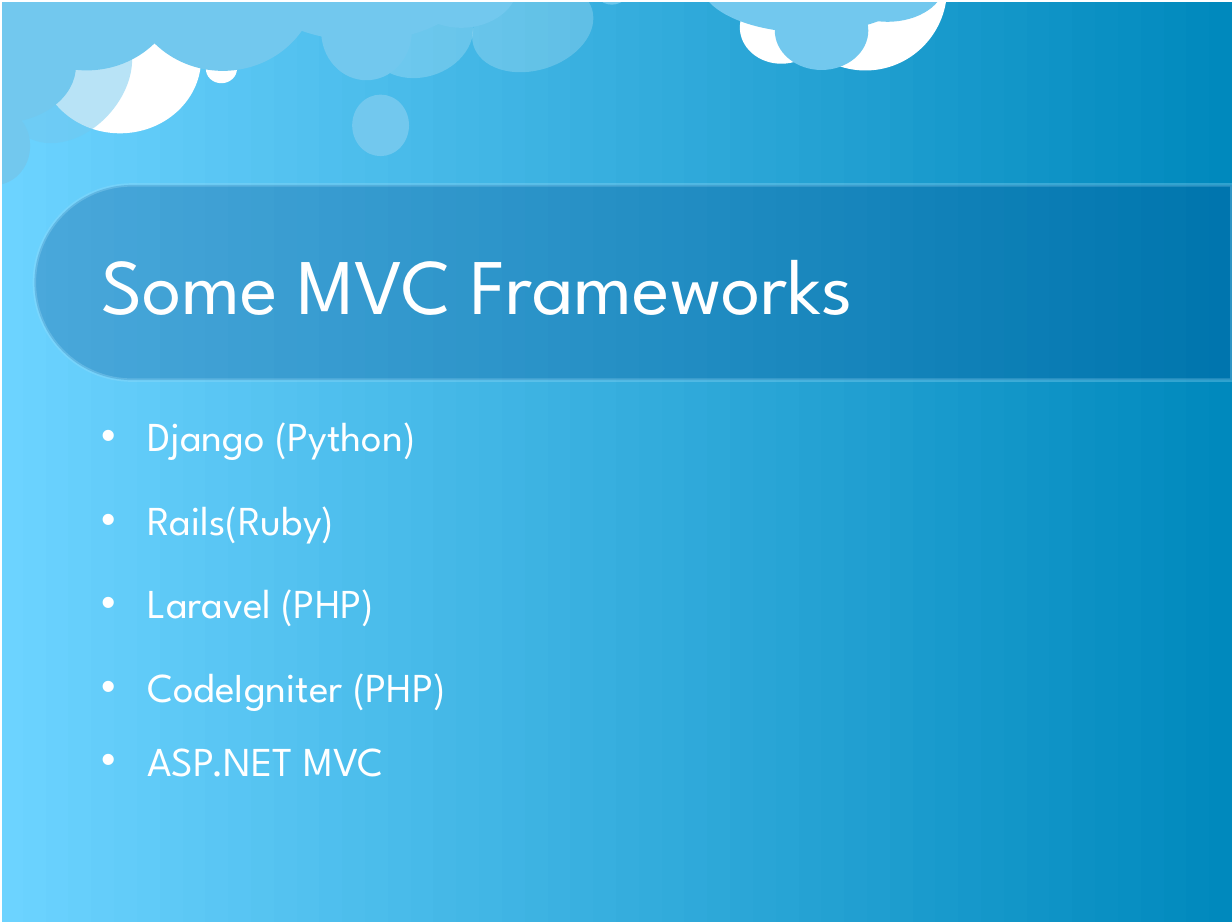
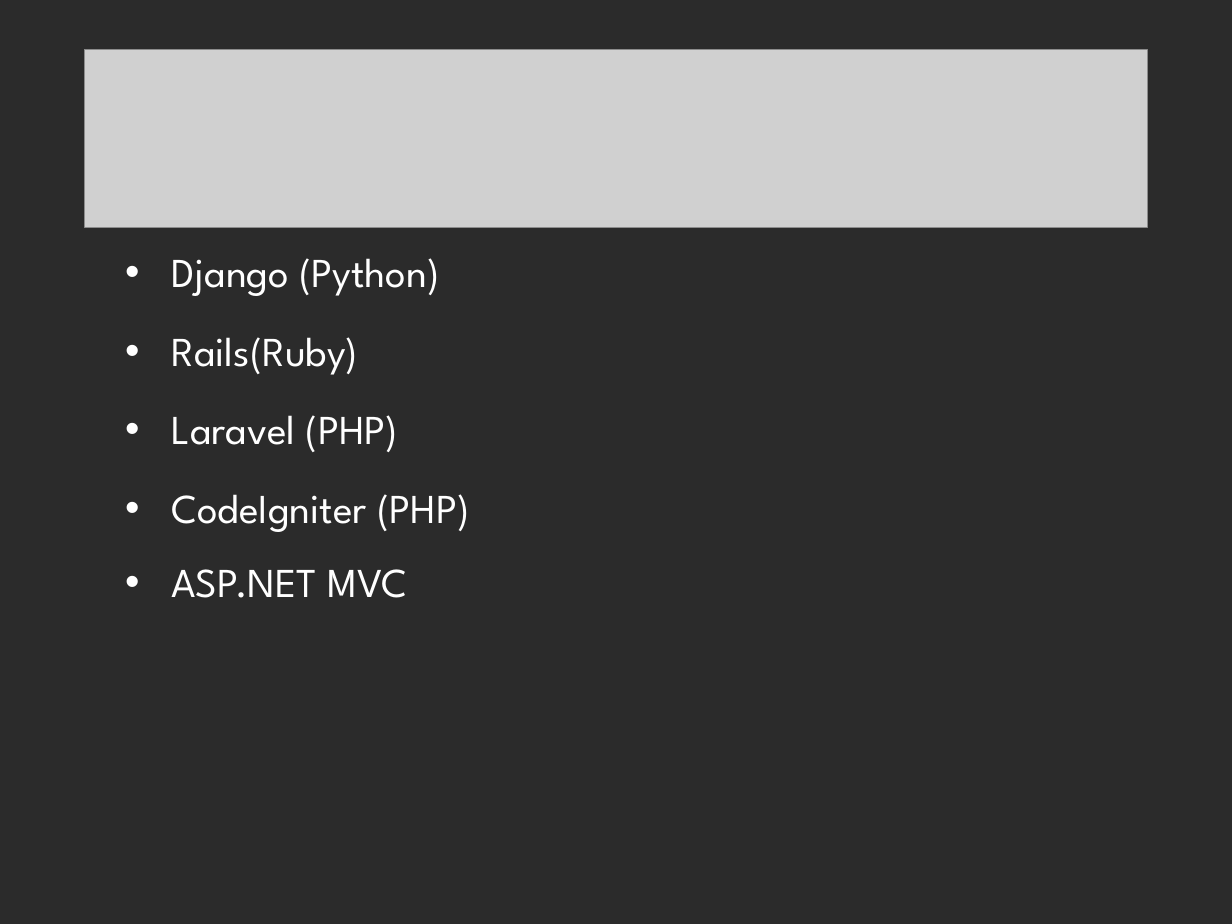
Before and after one commit to bugChanger/E-receipit_for_CSE404, a slide deck: slide 8 of MVC & use_case.ppt (slide 7 before the commit). Drawn at 1232x924 pixels with LibreOffice and Linux fonts; fonts in the diff are those of the drawing; grey boxes stand for pictures; background and template pictures are left out; a plain dark background stands for a picture behind light text. Boxes give left, top, right and bottom in pixels: in the first picture for what was removed or moved away, otherwise in the second. Text is boxed around its words. In the diff, an @@ line names an element or a change of style, - is before the commit and + after.

```diff
--- a/MVC & use_case.ppt
+++ b/MVC & use_case.ppt
@@ group removed at box(0, 0, 950, 186): 19 freeform shapes @@
@@ freeform shape removed at box(0, 0, 1232, 924) @@
@@ picture added at box(85, 49, 1148, 228) @@
@@ freeform shape removed at box(35, 184, 1232, 380) @@
@@ title removed at box(101, 260, 852, 315) @@
-Some MVC Frameworks
@@ text "Django (Python)": place and size @@
-text "Django (Python)" at box(147, 422, 445, 777)
+text "Django (Python)" at box(171, 258, 469, 598)
@@ text at box(171, 258, 469, 532): line spacing 1 to 0.9 @@
```
Also in this commit, not shown: 1 other slide changed, 20 slides added, 19 slides removed, 1 other file.
